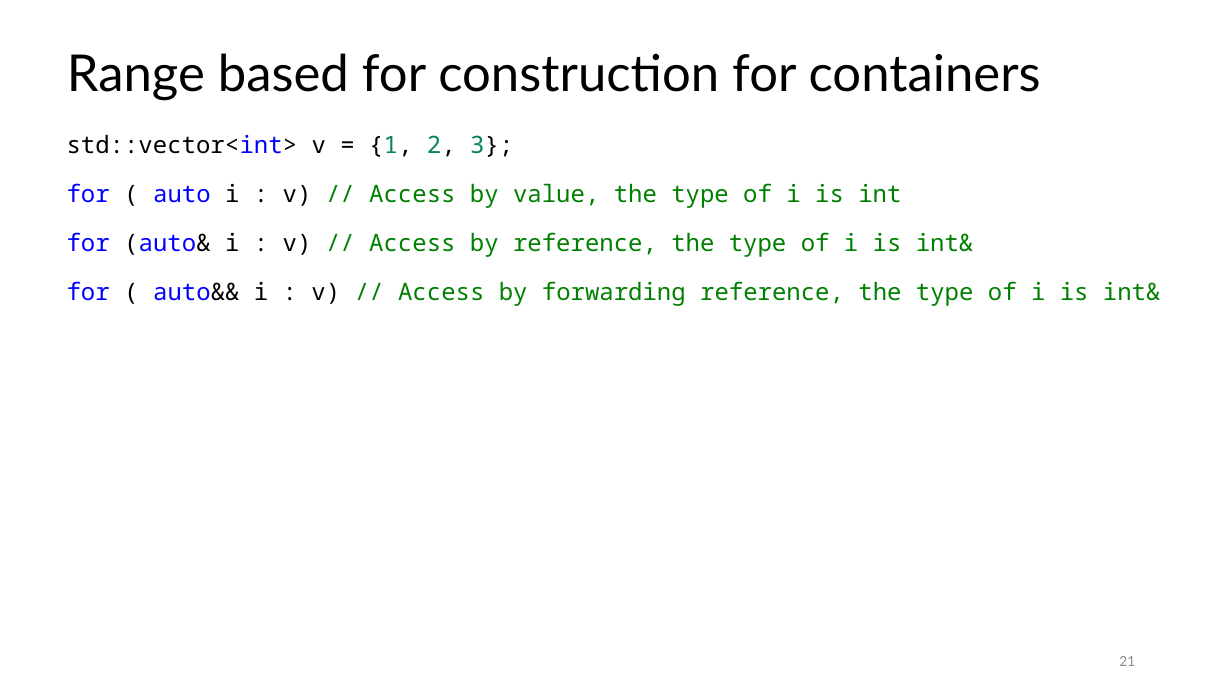
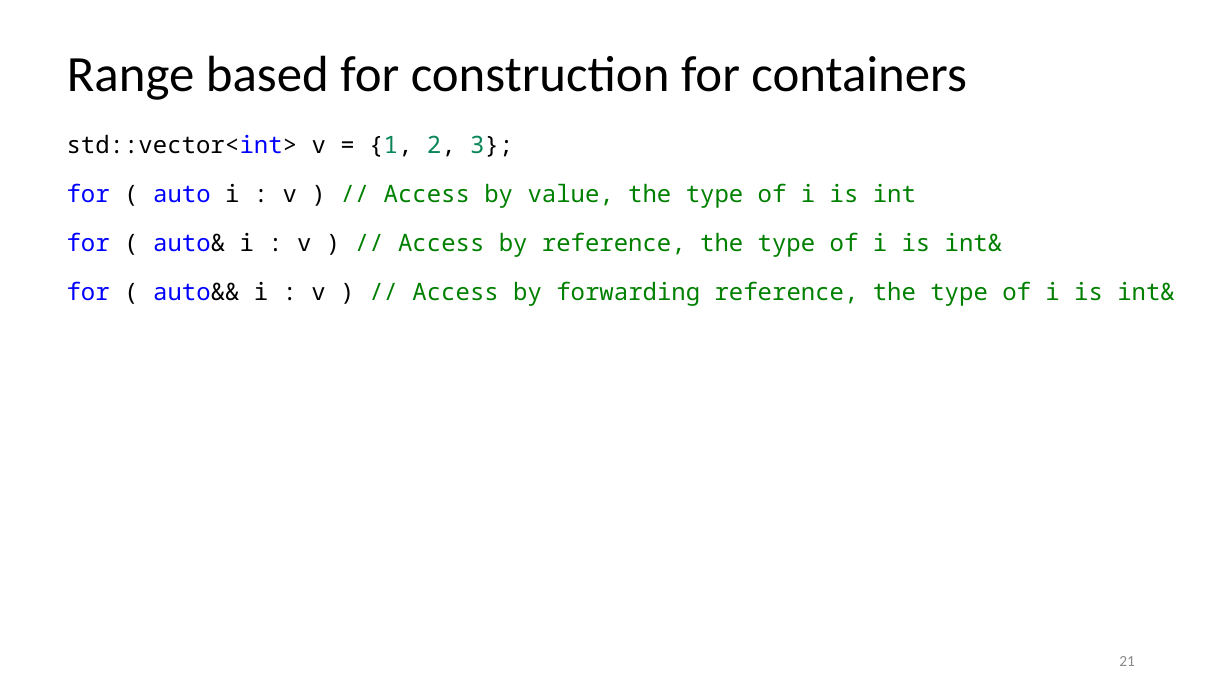
Before and after one commit to rarutyun/cpp-courses, a slide deck: slide 21 of 08_iterators/08_iterators.pptx. Drawn at 1232x693 pixels with LibreOffice and Linux fonts; fonts in the diff are those of the drawing. Boxes give left, top, right and bottom in pixels: in the first picture for what was removed or moved away, otherwise in the second. Text is boxed around its words. In the diff, an @@ line names an element or a change of style, - is before the commit and + after.

Commit message:
Change fonts

```diff
--- a/08_iterators/08_iterators.pptx
+++ b/08_iterators/08_iterators.pptx
@@ title "Range based for construction for ..." at (67, 55, 966, 100): font Lato to Calibri @@
@@ text at (67, 183, 1175, 306): spaces changed @@
-for ( auto i : v) // Access by value, the type of i is int
-for (auto& i : v) // Access by reference, the type of i is int&
-for ( auto&& i : v) // Access by forwarding reference, the type of i is int&
+for ( auto i : v ) // Access by value, the type of i is int
+for ( auto& i : v ) // Access by reference, the type of i is int&
+for ( auto&& i : v ) // Access by forwarding reference, the type of i is int&
```
Also in this commit, not shown: 25 other slides changed.
